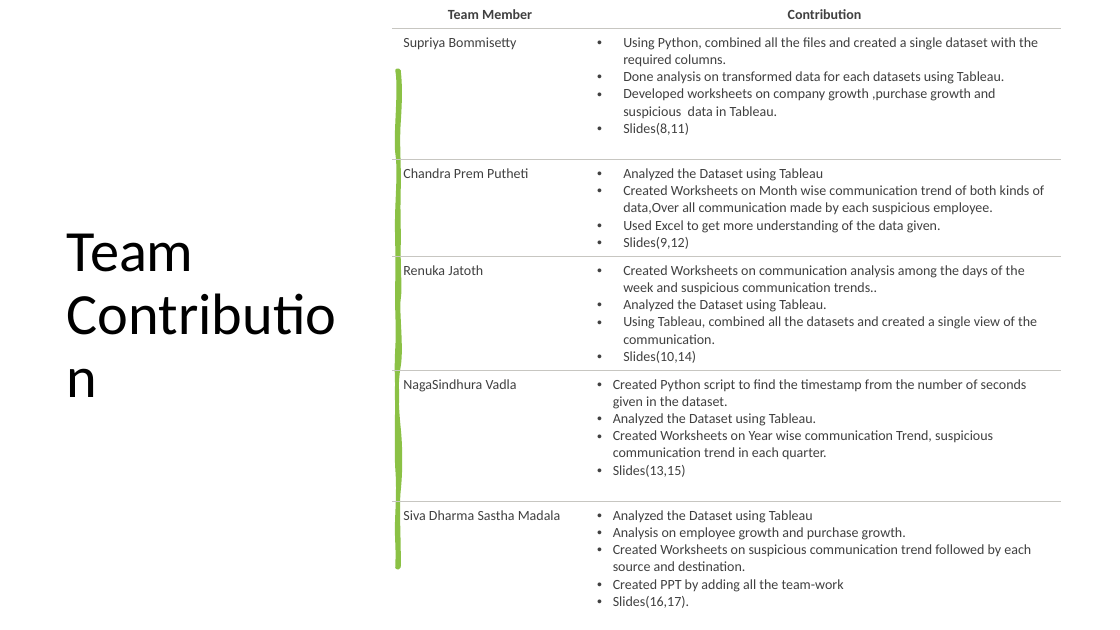
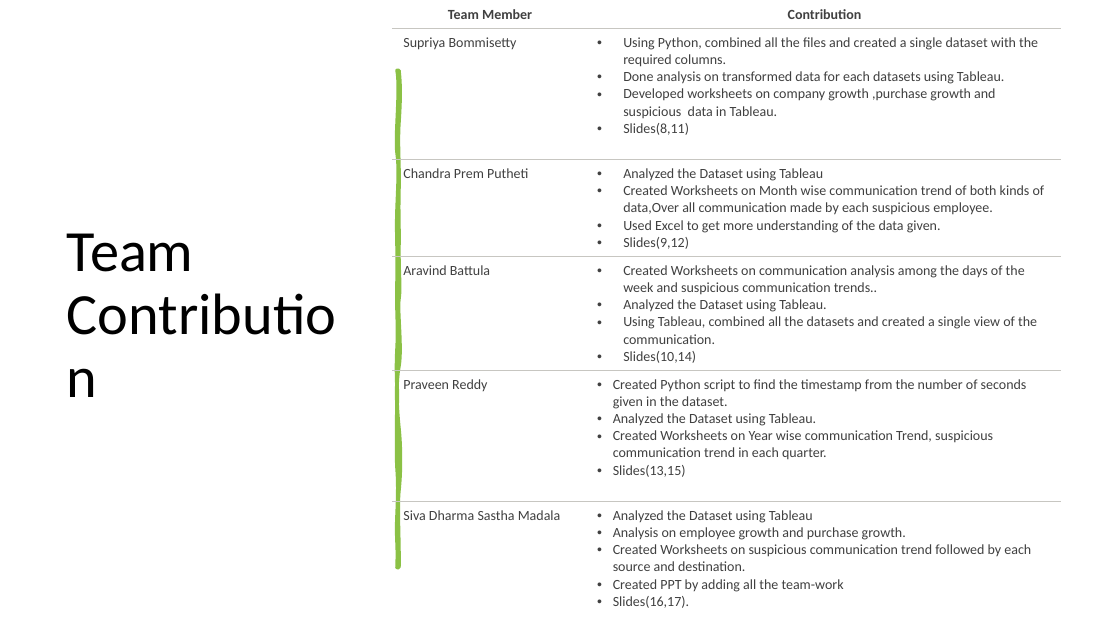
Before and after one commit to Suppi1996/Data-Visualization, a slide deck: slide 2 of VAST CHALLENGE 2018 MC3-1progress.pptx. Drawn at 1120x630 pixels with LibreOffice and Linux fonts; fonts in the diff are those of the drawing. Boxes give left, top, right and bottom in pixels: in the first picture for what was removed or moved away, otherwise in the second. Text is boxed around its words. In the diff, an @@ line names an element or a change of style, - is before the commit and + after.

Commit message:
Update VAST CHALLENGE 2018 MC3-1progress.pptx
commit

```diff
--- a/VAST CHALLENGE 2018 MC3-1progress.pptx
+++ b/VAST CHALLENGE 2018 MC3-1progress.pptx
@@ table at bbox=[392, 0, 1061, 630] @@
-row 4, column 1: Renuka Jatoth
+row 4, column 1: Aravind Battula
-row 5, column 1: NagaSindhura Vadla
+row 5, column 1: Praveen Reddy
```
